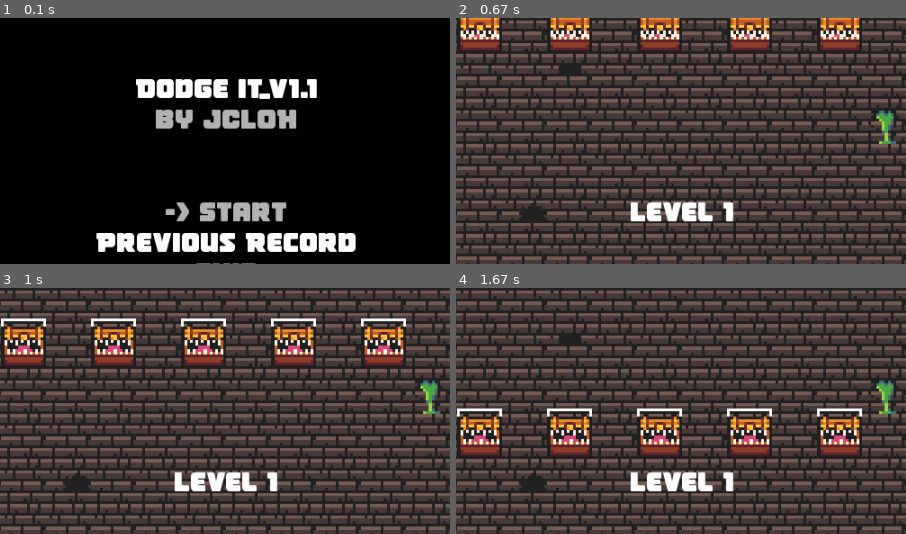
Above: before the commit, frames 1-4 (two rows, left to right).
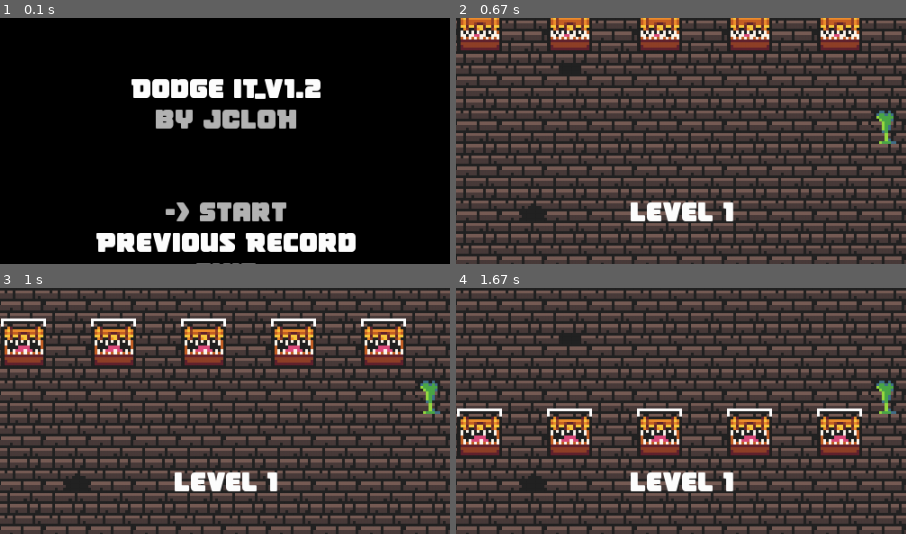
Above: after the commit, the same moments.

Repository: JCLOH98/DodgeIt-Pygame
Game: pygame game, started from DodgeItv1.2.py
Same seed, same stepped clock (60 frames per second), same inputs: the game is played once before the commit and once after it.
Inputs:
- Up to frame 1 (0.1 s): no input
- Up to frame 2 (0.67 s): tap Enter at 0.33 s
- Up to frame 3 (1 s): hold Right from 0.67 s (still down)
- Up to frame 4 (1.67 s): release Right at 1.13 s; hold Left from 1.17 s (still down)
The pictures show only the part of the screen within x 25-75%, y 11-61%; the shares and areas given below are measured in that part.

The runs differ from the first frame. In frame 1, 1.9% of the frame differs, in the area x 29-72%, y 24-33%; in frame 2, nothing differs; in frame 3, nothing differs; in frame 4, nothing differs.

Commit message:
DodgeIt v1.2 created

Diff:
--- a/DodgeItv1.1.py
+++ b/DodgeItv1.2.py
@@ -27,7 +27,7 @@
 pygame.init()
 Display = pygame.display.set_mode((SCREEN_WIDTH,SCREEN_HEIGHT))
 
-pygame.display.set_caption("Dodge It.v1.1")
+pygame.display.set_caption("Dodge It.v1.2")
 Font = pygame.font.Font('Fonts/victorycomics.ttf',32)
 FontSmall = pygame.font.Font('Fonts/victorycomics.ttf',15)
 
@@ -307,7 +307,7 @@
         try:
                 File = open('Data.dat','r')
                 Read = File.read()
-                print(File)
+                #print(File)
                 #print("trying")
         except:
                 File = open('Data.dat','w')
@@ -559,7 +559,7 @@
 def StartScreen():
         Display.fill(BLACK)
 
-        Title = Font.render("Dodge it_v1.1",True,WHITE)
+        Title = Font.render("Dodge it_v1.2",True,WHITE)
         TitleRect = Title.get_rect()
         TitleRect.center = (SCREEN_WIDTH/2,SCREEN_HEIGHT/4)
 
@@ -775,8 +775,8 @@
                         TheTime = TheTime + 1
                         Start = time.time()
                         #To check the FPS
-                        print("Avg FPS: ", FPS/TheTime)
-                        print("RealTimeFPS:", (FPS - previousFPS)/(TheTime - FPScal),"\n")
+                        #print("Avg FPS: ", FPS/TheTime)
+                        #print("RealTimeFPS:", (FPS - previousFPS)/(TheTime - FPScal),"\n")
                         previousFPS = FPS
                         FPScal += 1
 
@@ -1076,7 +1076,7 @@
                                                 RecordName.append(chr(event.key))
                                                 #print("RecordName")
                                                 Name = "".join(RecordName)
-                                                print(Name)
+                                                #print(Name)
                                                 TheName = Font.render(Name,True,GREY)
                                                 TheNameRect = TheName.get_rect()
                                                 TheNameRect.center = (EnterNameRect.center[0], EnterNameRect.center[1] + TheNameRect.height)
Not shown, changed: Data.dat
